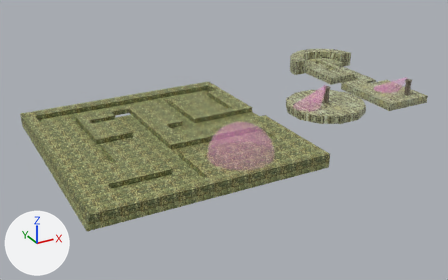
Before and after pictures for a commit that changed the glTF model assets/sprites/trapped.gltf.
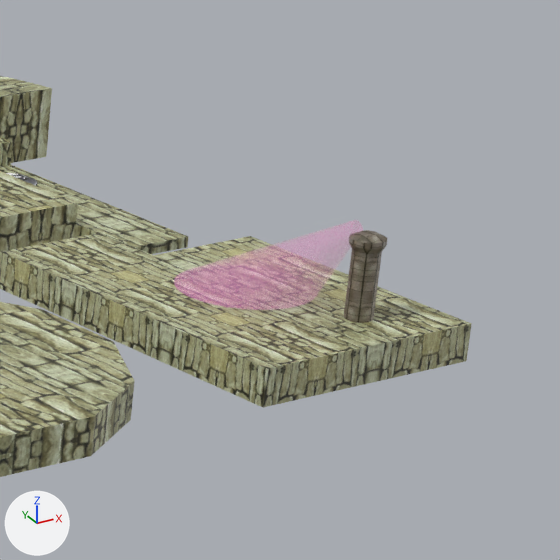
Each version is shown whole from a 50 mm camera at (-34.54, -37.74, 16.27) aimed at (-15.06, -2.31, -1.45), then close up on the part from 76% to 99% of the width and 13% to 50% of the height. The axes (+X, +Y, +Z) are drawn at lower left. The lights are the same throughout. Where no turn or scale is listed for an object, it has been applied to the vertices.

In view in the first close-up: 'Circle-col', 'Cube-col', 'Cube.001-col', 'Cylinder-col.001', 'Plane-col-col', 'light.001'.
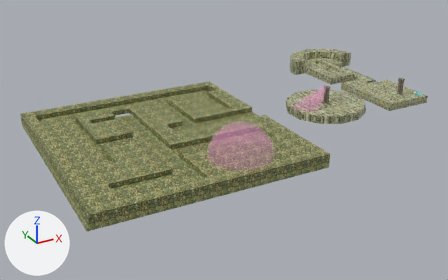
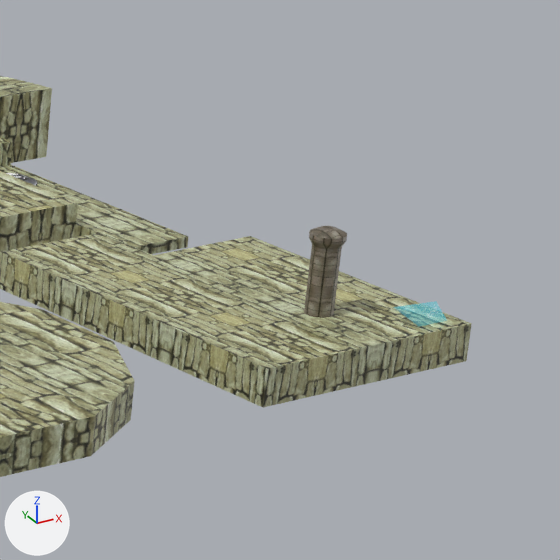
Commit message: trapped level edit

Edits to the scene script, one JSON object a line:
```json
{"op": "set", "path": "ob_cylinder_col_001.location", "old": "(-0.66, -5.13, 0.87)", "new": "(-1.0, -4.71, 0.87)"}
{"op": "remove", "block": "ob_light_001", "code": ["ob_light_001 = bpy.data.objects.new('light.001', me_cone_001)", "ob_light_001.location = (-0.72, -4.97, 1.64)"]}
```

Pixel boxes [x1, y1, x2, y2] of what changed, in the close-ups (560 x 560 px):
```json
{"object": "light.001", "change": "deleted", "before": [174, 220, 363, 310]}
{"object": "Cylinder-col.001", "change": "moved", "before": [344, 230, 387, 323], "after": [304, 226, 347, 318]}
```
